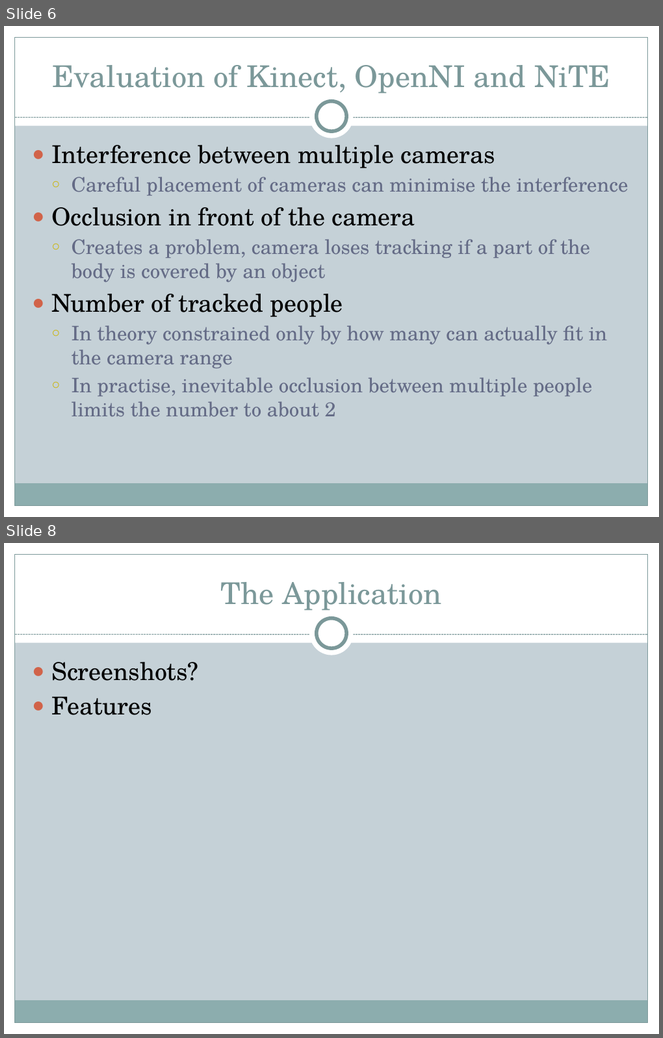
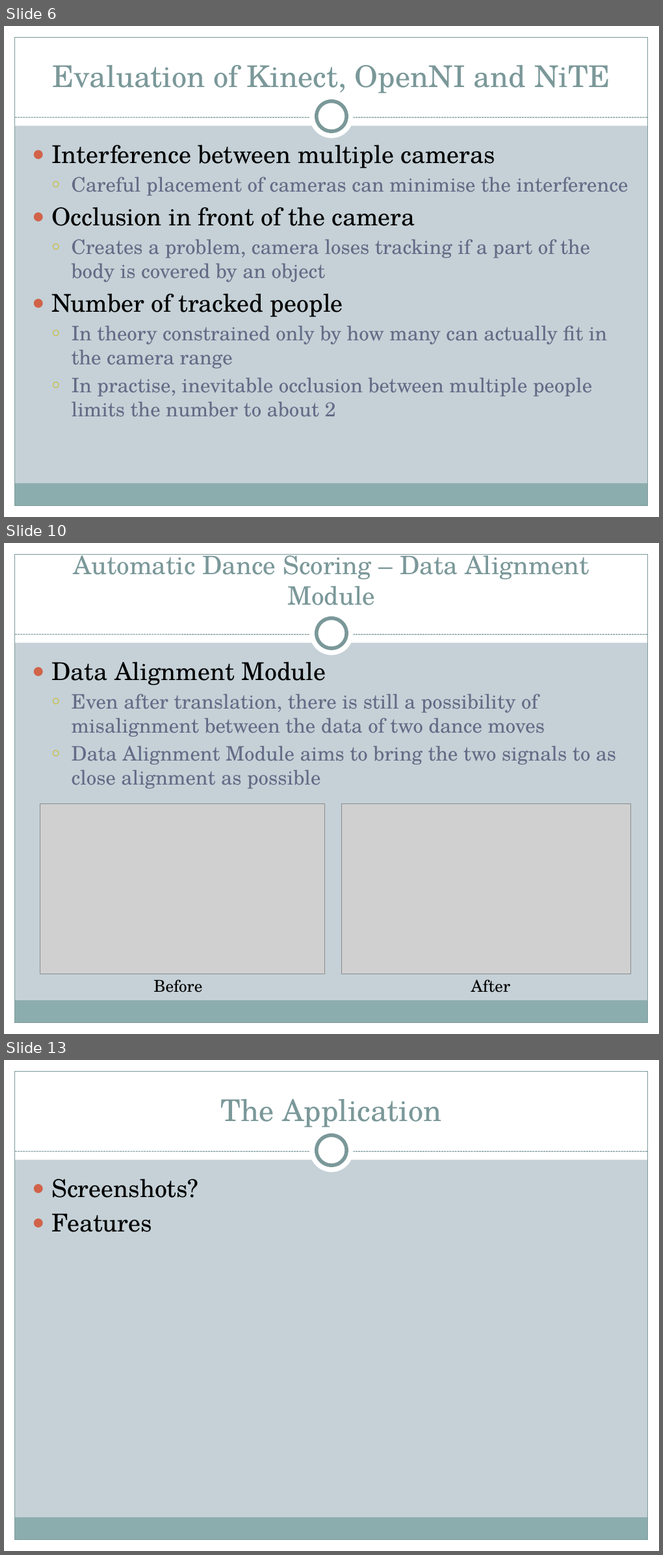
Before and after one commit to Marman1337/KinectProject, a slide deck: Presentation/Computerized Dance Classroom.pptx. Shown one above the other, each under a label of ours: slides 6 and 8 before the commit, slides 6, 10 and 13 after it; the slides between them are not shown. The pictures are 663x1038 and 663x1555 pixels, drawn with LibreOffice and Linux fonts; fonts in the diff are those of the drawing; grey boxes stand for pictures. Boxes give left, top, right and bottom in pixels: in the first picture for what was removed or moved away, otherwise in the second. Text is boxed around its words. In the diff, an @@ line names an element or a change of style, - is before the commit and + after.

```diff
--- a/Presentation/Computerized Dance Classroom.pptx
+++ b/Presentation/Computerized Dance Classroom.pptx
@@ slide 10 added at (4, 543, 659, 1034), background #C5D1D7; not listed: 9 template elements that a slide beside it also shows @@
@@ title added at (73, 554, 589, 605), 28 pt, text #7C999A @@
+Automatic Dance Scoring – Data Alignment Module
@@ text added at (51, 662, 616, 789), 22 pt, text #646B86 @@
+● Data Alignment Module
+  ○ Even after translation, there is still a possibility of misalignment between the data of two dance moves
+  ○ Data Alignment Module aims to bring the two signals to as close alignment as possible
@@ picture added at (40, 804, 325, 974) @@
@@ picture added at (342, 804, 631, 974) @@
@@ text added at (154, 980, 202, 993), 18 pt, text #000000 @@
+Before
@@ text added at (471, 980, 511, 993), 18 pt, text #000000 @@
+After
@@ what was slide 8 is now slide 13 @@
```
Also in this commit, not shown: 6 slides changed, 3 other slides added, 1 slide removed.
